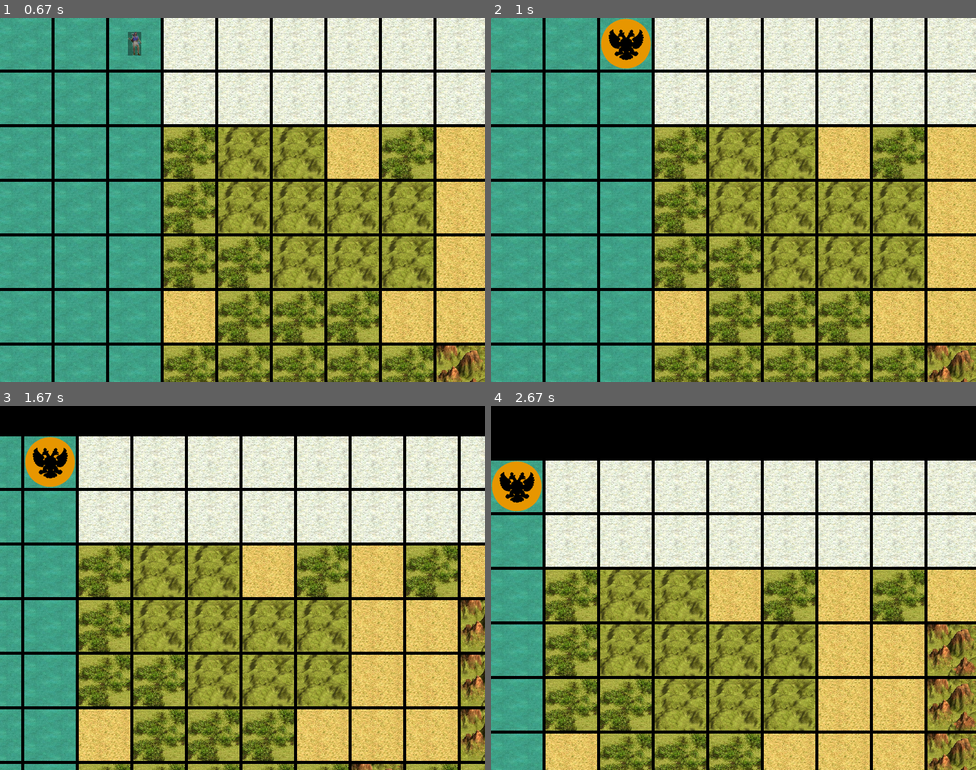
Above: before the commit, frames 1-4 (two rows, left to right).
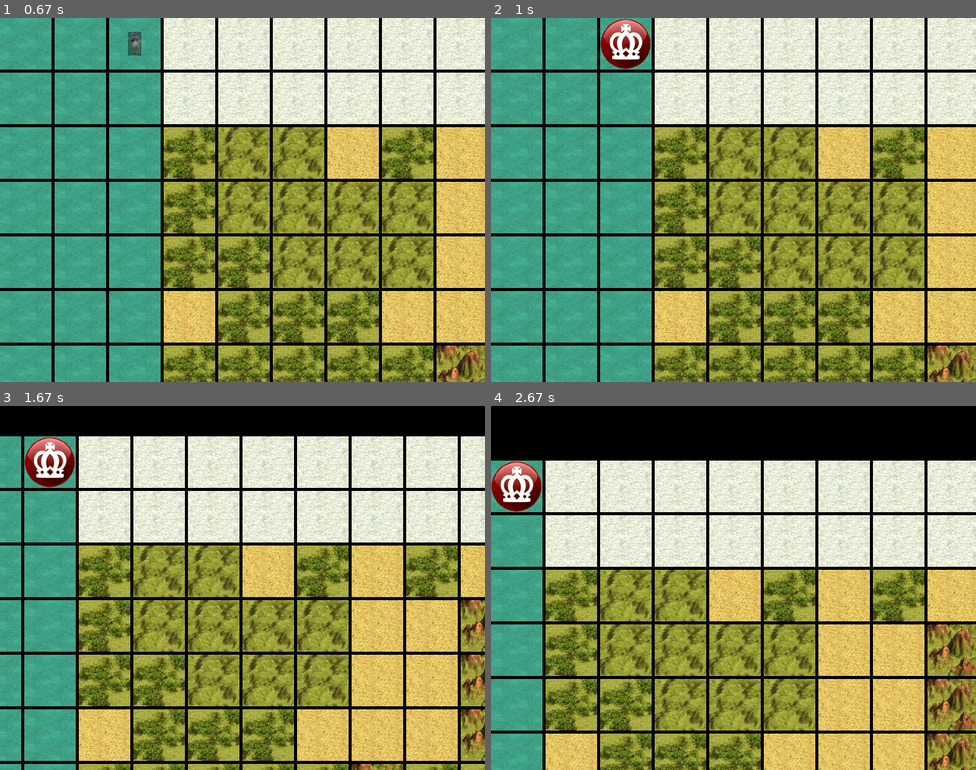
Above: after the commit, the same moments.

Repository: Railos/pygame-civilization
Game: pygame game, started from main.py
Same seed, same stepped clock (60 frames per second), same inputs: the game is played once before the commit and once after it.
Inputs (mouse positions are in pixels of both pictures, inside the frame that each line leads up to):
- Up to frame 1 (0.67 s): click (135, 43) at 0.38 s
- Up to frame 2 (1 s): tap Space at 0.67 s
- Up to frame 3 (1.67 s): hold D 1-1.47 s; tap Space at 1.07, 1.37, 1.57 s; hold W from 1.5 s (still down)
- Up to frame 4 (2.67 s): release W at 1.8 s; hold D 1.83-2.3 s; tap Space at 1.9, 2.2, 2.4 s; hold A from 2.33 s (still down)

Frame 1 is identical in both runs. In frame 2, 1.1% of the frame differs, in the area x 22-33%, y 0-14%; in frame 3, 1.1%; in frame 4, 1.1%.

Commit message:
classes for every unit, icons for every team

Diff:
--- a/main.py
+++ b/main.py
@@ -114,11 +114,13 @@
                 if (i < tundra_down or i > self.map_size[0] - tundra_up - 1) and not (
                         j < sea_left or j > self.map_size[0] - sea_right - 1):
                     biome = Biomes[0]
-                    self.map[i][j] = Tile((j * tile_size, i * tile_size), biome, biome.image_path, random.choice(resource_types),
+                    self.map[i][j] = Tile((j * tile_size, i * tile_size), biome, biome.image_path,
+                                          random.choice(resource_types),
                                           False)
                 elif j < sea_left or j > self.map_size[1] - sea_right - 1:
                     biome = Biomes[8]
-                    self.map[i][j] = Tile((j * tile_size, i * tile_size), biome, biome.image_path, random.choice(resource_types),
+                    self.map[i][j] = Tile((j * tile_size, i * tile_size), biome, biome.image_path,
+                                          random.choice(resource_types),
                                           False)
 
         for biome, size_range in biome_distribution.items():
@@ -178,7 +180,8 @@
     def update(self, event, game):
         global selected_unit
         if self.rect.collidepoint(event.pos):
-            pathuwu = find_shortest_path(game.map, selected_unit.pos, (self.pos[0] / tile_size, self.pos[1] / tile_size))
+            pathuwu = find_shortest_path(game.map, selected_unit.pos,
+                                         (self.pos[0] / tile_size, self.pos[1] / tile_size))
             print(pathuwu, selected_unit.walk_points)
             if pathuwu <= selected_unit.walk_points:
                 selected_unit.rect.center = self.rect.center
@@ -272,6 +275,36 @@
         self.pos = pos
 
 
+class Archer(Unit):
+    def __init__(self, name, pos, team, walk_points):
+        super().__init__(image_path="src/units/archer.png", name=name, pos=pos, team=team, walk_points=walk_points)
+
+
+class Catapult(Unit):
+    def __init__(self, name, pos, team, walk_points):
+        super().__init__(image_path="src/units/catapult.png", name=name, pos=pos, team=team, walk_points=walk_points)
+
+
+class Chariot(Unit):
+    def __init__(self, name, pos, team, walk_points):
+        super().__init__(image_path="src/units/chariot.png", name=name, pos=pos, team=team, walk_points=walk_points)
+
+
+class Galley(Unit):
+    def __init__(self, name, pos, team, walk_points):
+        super().__init__(image_path="src/units/galley.png", name=name, pos=pos, team=team, walk_points=walk_points)
+
+
+class Horseman(Unit):
+    def __init__(self, name, pos, team, walk_points):
+        super().__init__(image_path="src/units/horseman.png", name=name, pos=pos, team=team, walk_points=walk_points)
+
+
+class Scout(Unit):
+    def __init__(self, name, pos, team, walk_points):
+        super().__init__(image_path="src/units/scout.png", name=name, pos=pos, team=team, walk_points=walk_points)
+
+
 class Settler(Unit):
     def __init__(self, name, pos, team, walk_points):
         super().__init__(image_path="src/units/settler.png", name=name, pos=pos, team=team, walk_points=walk_points)
@@ -279,8 +312,9 @@
     def update(self, event, game):
         super().update(event, game)
         global selected_unit
-        if type(event) == str and event == "space" and selected_unit == self:
-            new_city = City(self.team.city_image_path, self.pos, f'{random.randint(1, 10)}_{random.randint(1, 10)}', self.team, 1, None)
+        if type(event) == str and event == "settle" and selected_unit == self:
+            new_city = City(self.team.city_image_path, self.pos, f'{random.randint(1, 10)}_{random.randint(1, 10)}',
+                            self.team, 1, None)
             self.team.cities.append(new_city)
             print(self.team.cities)
             global units, units_to_draw
@@ -292,6 +326,32 @@
             selected_unit = None
 
 
+class Spearman(Unit):
+    def __init__(self, name, pos, team, walk_points):
+        super().__init__(image_path="src/units/spearman.png", name=name, pos=pos, team=team, walk_points=walk_points)
+
+
+class Swordsman(Unit):
+    def __init__(self, name, pos, team, walk_points):
+        super().__init__(image_path="src/units/swordsman.png.png", name=name, pos=pos, team=team,
+                         walk_points=walk_points)
+
+
+class Trireme(Unit):
+    def __init__(self, name, pos, team, walk_points):
+        super().__init__(image_path="src/units/trireme.png", name=name, pos=pos, team=team, walk_points=walk_points)
+
+
+class Warrior(Unit):
+    def __init__(self, name, pos, team, walk_points):
+        super().__init__(image_path="src/units/warrior.png", name=name, pos=pos, team=team, walk_points=walk_points)
+
+
+class Worker(Unit):
+    def __init__(self, name, pos, team, walk_points):
+        super().__init__(image_path="src/units/worker.png", name=name, pos=pos, team=team, walk_points=walk_points)
+
+
 pygame.init()
 size = (800, 600)
 screen = pygame.display.set_mode(size)
@@ -299,7 +359,11 @@
 clock = pygame.time.Clock()
 
 resource_types = ("Strategic", "Valuable", "Bonus")
-teams = (Team("Rome", [], "src/units/trireme.png"), Team("Egypt", [], "src/units/trireme.png"), Team("Russia", [], "src/icons/russia.png"))
+teams = (Team("Danish", [], "src/icons/danish.png"), Team("Dutch", [], "src/icons/dutch.png"),
+         Team("English", [], "src/icons/english.png"),
+         Team("Indian", [], "src/icons/indian.png"), Team("Japanese", [], "src/icons/japanese.png"),
+         Team("Russian", [], "src/icons/russian.png"),
+         Team("Spanish", [], "src/icons/spanish.png"), Team("Swedish", [], "src/icons/swedish.png"))
 Biomes = (Biome("Tundra", 2, 4, "src/biomes/tundra.png"), Biome("Desert", 2, 4, "src/biomes/desert.png"),
           Biome("Swamp", 3, 5, "src/biomes/swamp.png"), Biome("Mountains", 3, 3, "src/biomes/mountains.png"),
           Biome("Plains", 1, 1, "src/biomes/plains.png"), Biome("RollingPlains", 2, 1, "src/biomes/hills.png"),
@@ -340,7 +404,7 @@
         camera.move(-5, 0)
 
     if keys[pygame.K_SPACE] and selected_unit is not None:
-        units.update("space", game)
+        units.update("settle", game)
 
     camera.update(units)
     camera.update(tiles)
Binary file added: src/icons/danish.png
Binary file added: src/icons/dutch.png
Binary file added: src/icons/english.png
Binary file added: src/icons/indian.png
Binary file added: src/icons/japanese.png
Binary file removed: src/icons/russia.png
Binary file added: src/icons/russian.png
Binary file added: src/icons/spanish.png
Binary file added: src/icons/swedish.png
